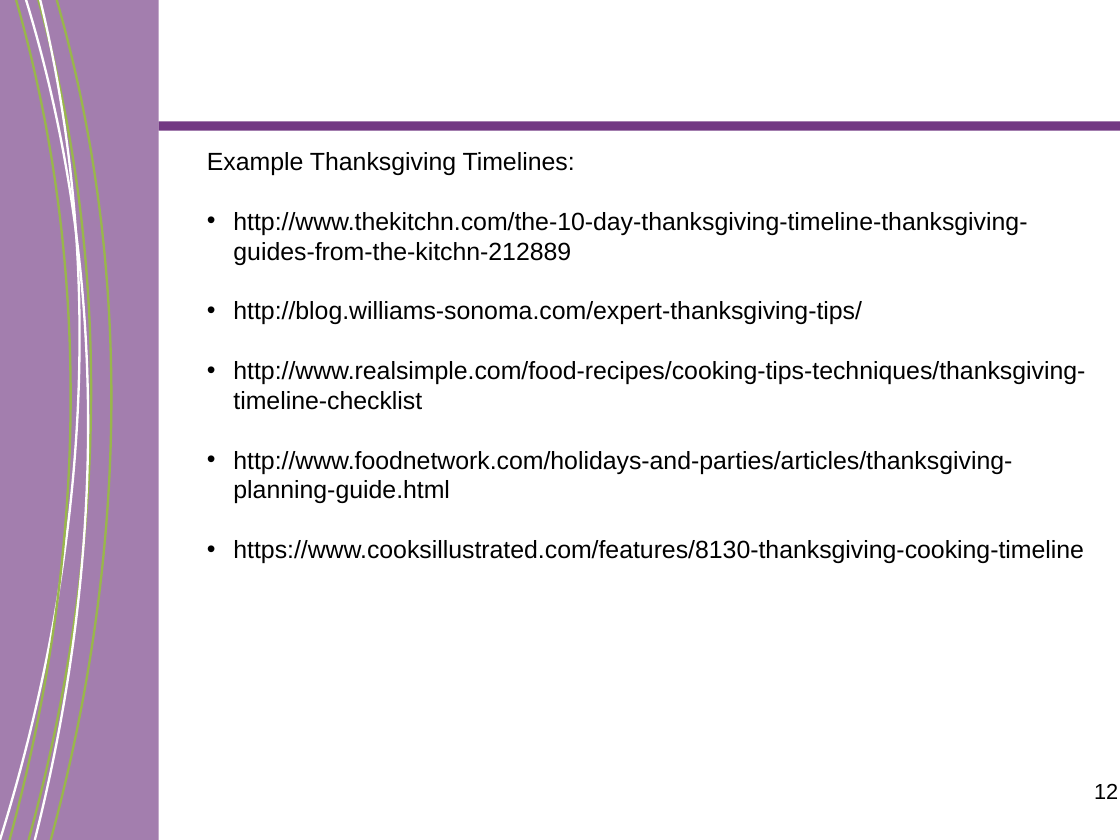
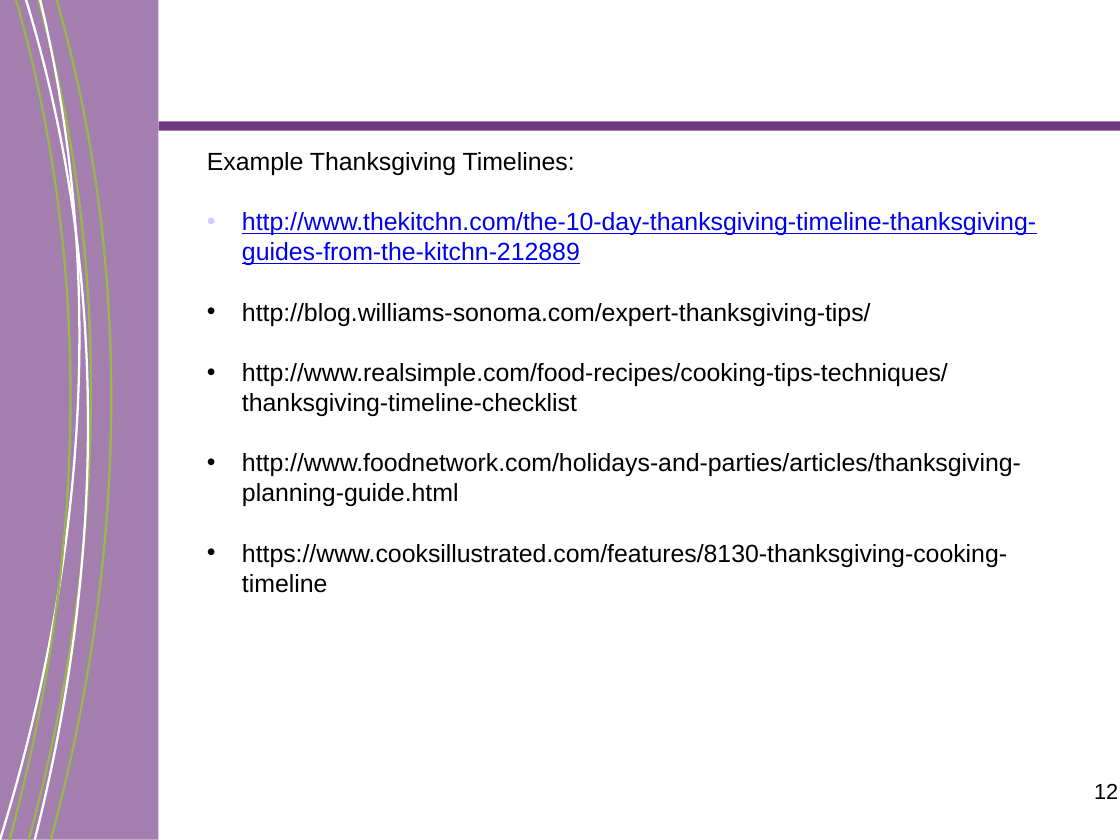
Before and after one commit to ChefPlex/teaching-notes, a slide deck: slide 12 of project-management/year-up/Year Up - ProSkills 101_ThanksGiving_Fall2016.ppt. Drawn at 1120x840 pixels with LibreOffice and Linux fonts; fonts in the diff are those of the drawing; background and template pictures are left out. Boxes give left, top, right and bottom in pixels: in the first picture for what was removed or moved away, otherwise in the second. Text is boxed around its words. In the diff, an @@ line names an element or a change of style, - is before the commit and + after.

```diff
--- a/project-management/year-up/Year Up - ProSkills 101_ThanksGiving_Fall2016.ppt
+++ b/project-management/year-up/Year Up - ProSkills 101_ThanksGiving_Fall2016.ppt
@@ freeform shape at <box>0,0,119,840</box>: outline #FFFFFE 1.5 pt to #FFFFFE 1.47 pt; outline redrawn @@
@@ freeform shape at <box>10,0,109,840</box>: outline #99B64C 1.5 pt to #99B64C 1.47 pt; outline redrawn @@
@@ freeform shape at <box>26,0,124,840</box>: outline #FFFFFE 1.5 pt to #FFFFFE 1.47 pt; outline redrawn @@
@@ freeform shape at <box>28,0,129,840</box>: outline #99B64C 1.5 pt to #99B64C 1.47 pt @@
@@ freeform shape at <box>51,0,148,839</box>: outline #99B64C 1.5 pt to #99B64C 1.47 pt @@
@@ text "Example Thanksgiving Timelines:" at <box>207,152,1036,593</box>: text colour #000000 to #0000EE, underline on in "http://www.thekitchn.com/the-10-day-thanksgiving-timeline-th ..."; indent changed; bullet colour #000000 to #CCCCFF @@
```
Also in this commit, not shown: 13 other slides changed, 6 other files.
